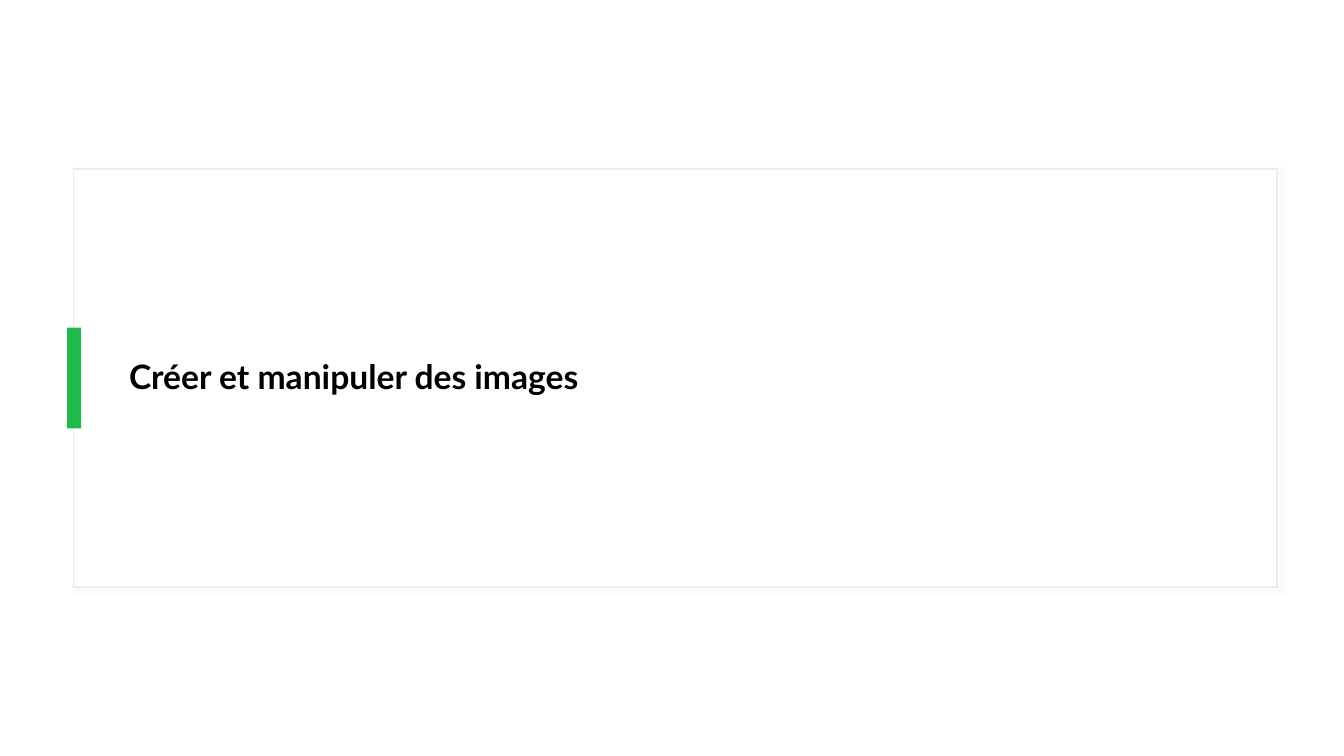
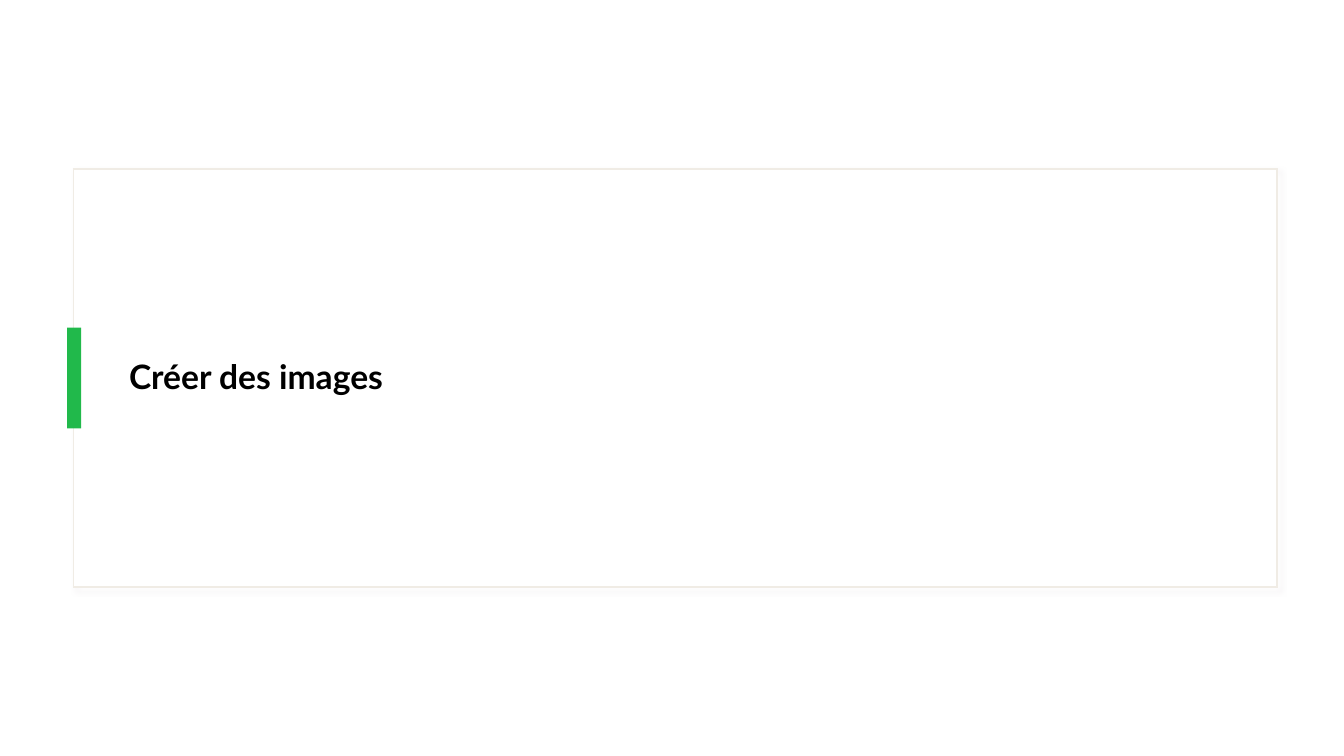
Before and after one commit to IPSSIASIDEV2/Jedy-DockerKubernetes-Formation, a slide deck: slide 17 of Cours/Cours.pptx. Drawn at 1344x756 pixels with LibreOffice and Linux fonts; fonts in the diff are those of the drawing. Boxes give left, top, right and bottom in pixels: in the first picture for what was removed or moved away, otherwise in the second. Text is boxed around its words. In the diff, an @@ line names an element or a change of style, - is before the commit and + after.

```diff
--- a/Cours/Cours.pptx
+++ b/Cours/Cours.pptx
@@ title at (x1=129, y1=364, x2=383, y2=395): text changed @@
-Créer et manipuler des images
+Créer des images
```
Also in this commit, not shown: 7 other slides changed, 1 slide added, 2 slides removed, 6 other files.
